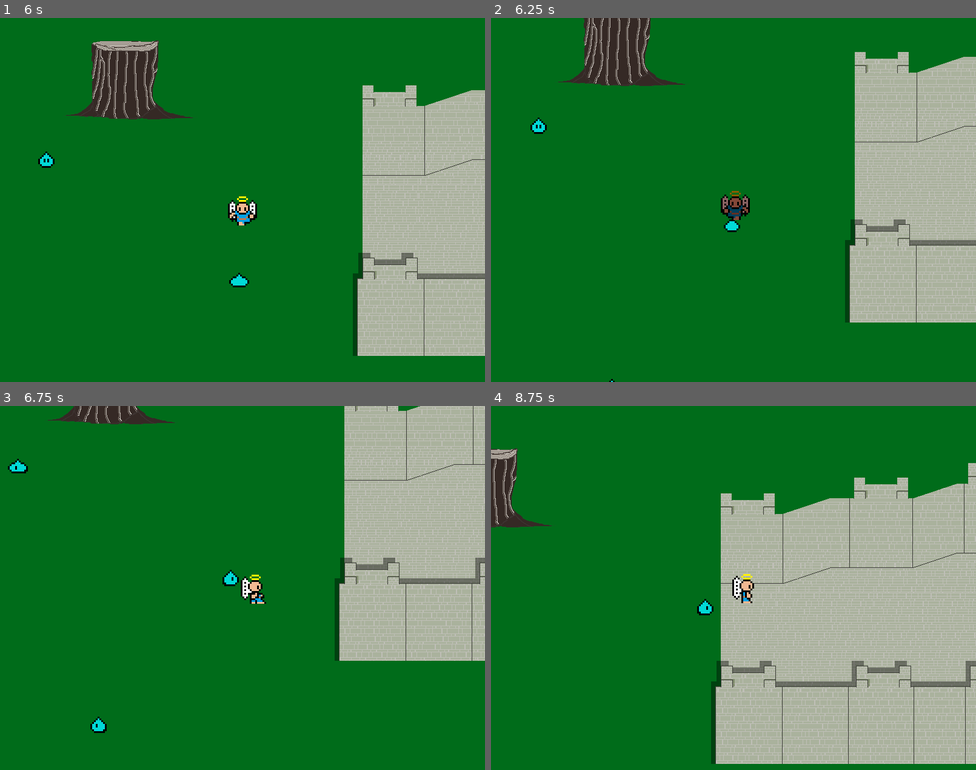
Above: before the commit, frames 1-4 (two rows, left to right).
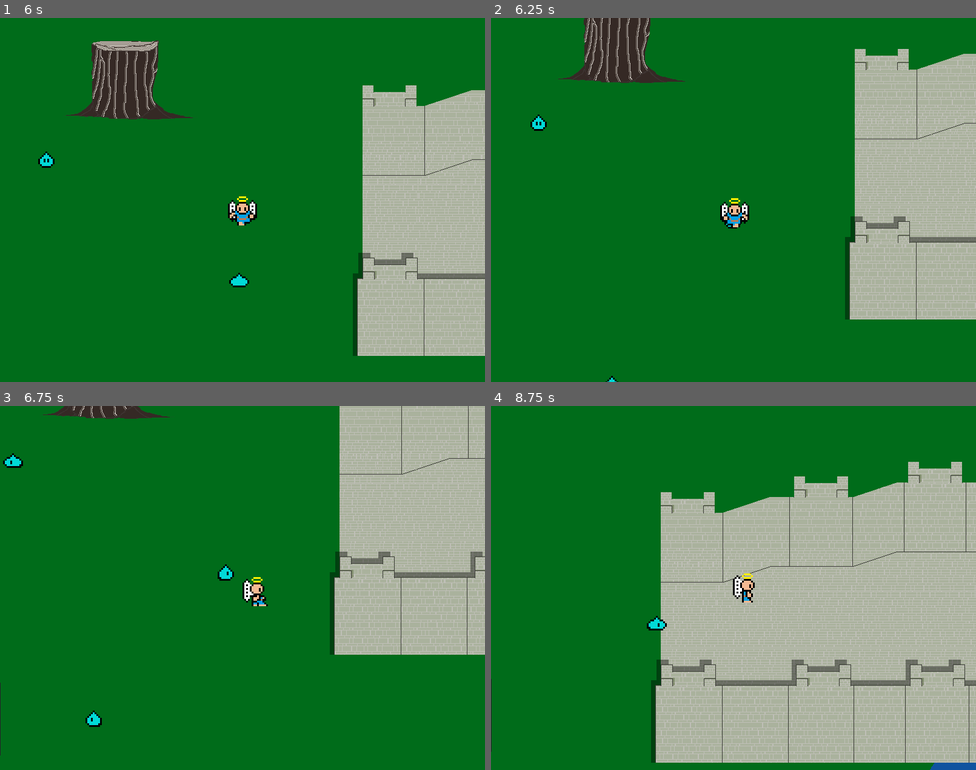
Above: after the commit, the same moments.

Repository: chipolux/a-very-grood-game
Game: Godot game, scene res://scenes/main-menu.tscn
Same seed, same stepped clock (60 frames per second), same inputs: the game is played once before the commit and once after it.
Inputs (mouse positions are in pixels of both pictures, inside the frame that each line leads up to):
- Up to frame 1 (6 s): click "Start" at 0.5 s; tap Enter (ui_accept) at 1.25, 1.52, 2.27, 3.77, 4.52, 5.27 s; move the mouse to (349, 181) at 1.27 s; press the mouse at (349, 181) at 1.28 s; hold Right (ui_right) 1.28-2.03 s; move the mouse to (145, 218) at 2.02 s; release the mouse at (145, 218) at 2.03 s; hold Down (ui_down) 2.03-2.78 s; right-click (145, 218) at 2.1 s; move the mouse to (291, 119) at 2.77 s; press the mouse at (291, 119) at 2.78 s; hold Right (ui_right) 2.78-3.53 s; move the mouse to (218, 272) at 3.52 s; release the mouse at (218, 272) at 3.53 s; hold Up (ui_up) 3.53-4.28 s; right-click (218, 272) at 3.6 s; move the mouse to (388, 254) at 4.27 s; press the mouse at (388, 254) at 4.28 s; hold Left (ui_left) 4.28-5.78 s; move the mouse to (97, 145) at 5.02 s; release the mouse at (97, 145) at 5.03 s; right-click (97, 145) at 5.1 s; move the mouse to (266, 200) at 5.77 s; press the mouse at (266, 200) at 5.78 s; hold Down (ui_down) from 5.78 s (still down)
- Up to frame 2 (6.25 s): keep holding Down (ui_down)
- Up to frame 3 (6.75 s): move the mouse to (169, 497) at 6.52 s; release Down (ui_down) at 6.53 s; release the mouse at (169, 497) at 6.53 s; hold Right (ui_right) from 6.53 s (still down); right-click (169, 497) at 6.6 s
- Up to frame 4 (8.75 s): tap Enter (ui_accept) at 6.77, 7.52, 8.27 s; move the mouse to (840, 569) at 7.27 s; release Right (ui_right) at 7.28 s; press the mouse at (840, 569) at 7.28 s; hold Up (ui_up) 7.28-8.03 s; move the mouse to (636, 606) at 8.02 s; release the mouse at (636, 606) at 8.03 s; hold Right (ui_right) from 8.03 s (still down); right-click (636, 606) at 8.1 s

Frame 1 is identical in both runs. In frame 2, 8.7% of the frame differs, in the area x 8-100%, y 0-100%; in frame 3, 13%; in frame 4, 32%, in the area x 0-100%, y 11-100%.

Commit message:
hit box
made hit box smaller so that it makes more realistic for getting hit

Diff:
--- a/scenes/player.tscn
+++ b/scenes/player.tscn
@@ -90,7 +90,7 @@
 [sub_resource type="RectangleShape2D" id=5]
 
 custom_solver_bias = 0.0
-extents = Vector2( 25, 28 )
+extents = Vector2( 15, 17.5 )
 
 [sub_resource type="Animation" id=6]
 
@@ -470,8 +470,6 @@
 
 [node name="hitbox" type="Area2D" parent="." index="4"]
 
-editor/display_folded = true
-visible = false
 input_pickable = true
 gravity_vec = Vector2( 0, 1 )
 gravity = 98.0
